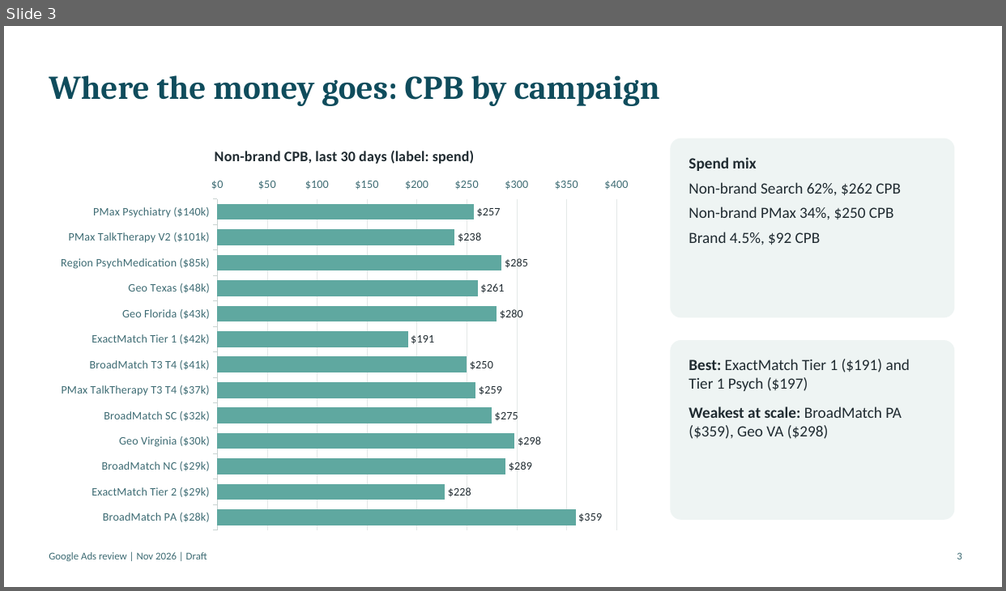
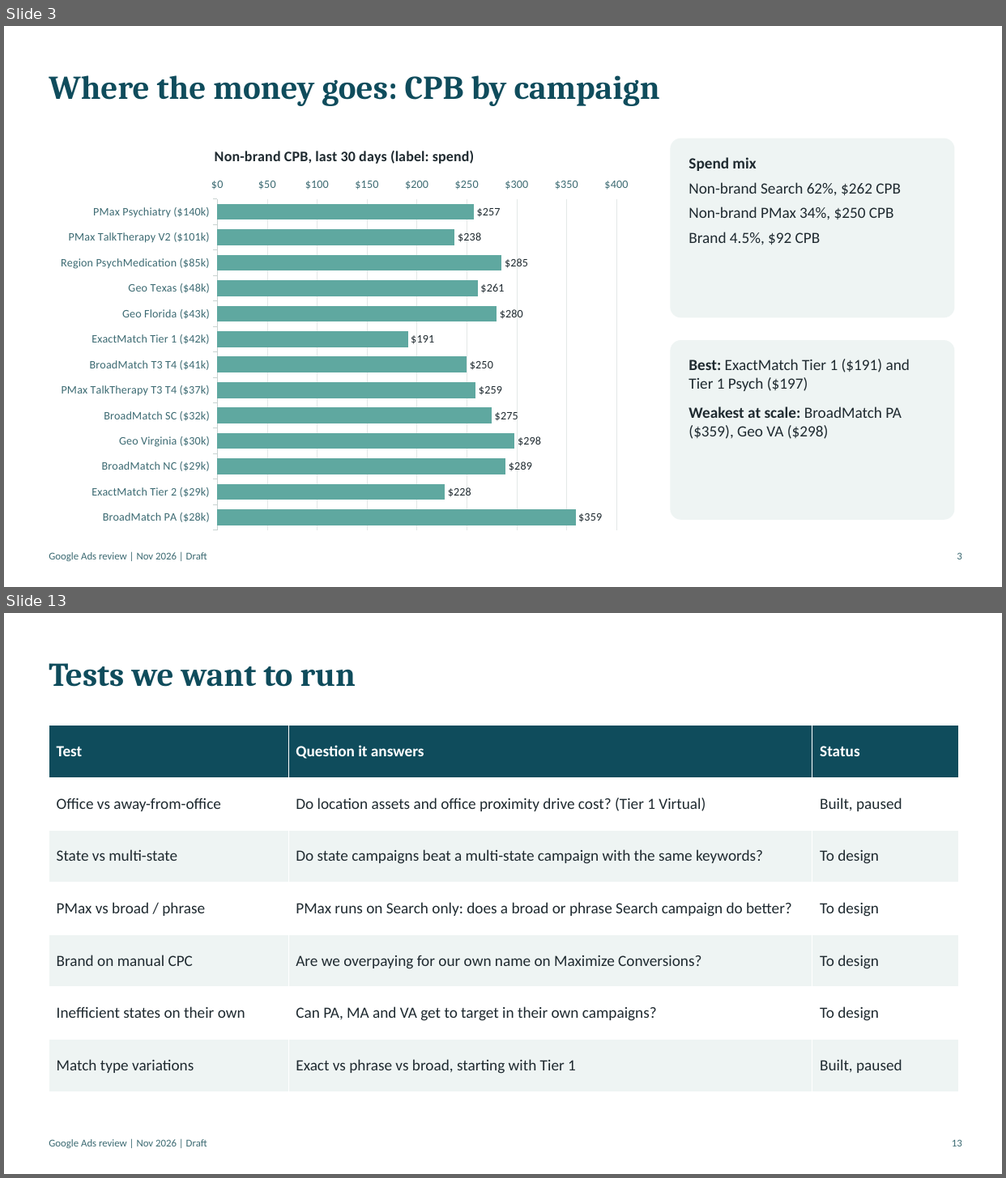
Before and after one commit to tomroberts-thriveworks/paid-media-hub, a slide deck: docs/audit/google-ads-review-nov-2026.pptx. Shown one above the other, each under a label of ours: slide 3 before the commit, slides 3 and 13 after it; the slides between them are not shown. The pictures are 1006x591 and 1006x1178 pixels, drawn with LibreOffice and Linux fonts; fonts in the diff are those of the drawing. Boxes give left, top, right and bottom in pixels: in the first picture for what was removed or moved away, otherwise in the second. Text is boxed around its words. In the diff, an @@ line names an element or a change of style, - is before the commit and + after.

```diff
--- a/docs/audit/google-ads-review-nov-2026.pptx
+++ b/docs/audit/google-ads-review-nov-2026.pptx
@@ slide 13 added at [4, 613, 1002, 1174], background #FFFFFF @@
@@ text added at [49, 663, 356, 687], 32 pt, text #0F4C5C, bold @@
+Tests we want to run
@@ table added at [49, 726, 958, 1093], 7 rows, 3 columns @@
+Test | Question it answers | Status
+Office vs away-from-office | Do location assets and office proximity drive cost? (Tier 1 Virtual) | Built, paused
+State vs multi-state | Do state campaigns beat a multi-state campaign with the same keywords? | To design
+PMax vs broad / phrase | PMax runs on Search only: does a broad or phrase Search campaign do better? | To design
+Brand on manual CPC | Are we overpaying for our own name on Maximize Conversions? | To design
+Inefficient states on their own | Can PA, MA and VA get to target in their own campaigns? | To design
+Match type variations | Exact vs phrase vs broad, starting with Tier 1 | Built, paused
@@ text added at [49, 1139, 207, 1148], 10 pt, text #3D6B73 @@
+Google Ads review | Nov 2026 | Draft
@@ text added at [952, 1139, 962, 1147], 10 pt, text #3D6B73 @@
+13
```
Also in this commit, not shown: 6 slides changed, 7 other slides added, 6 slides removed, 2 other files.
